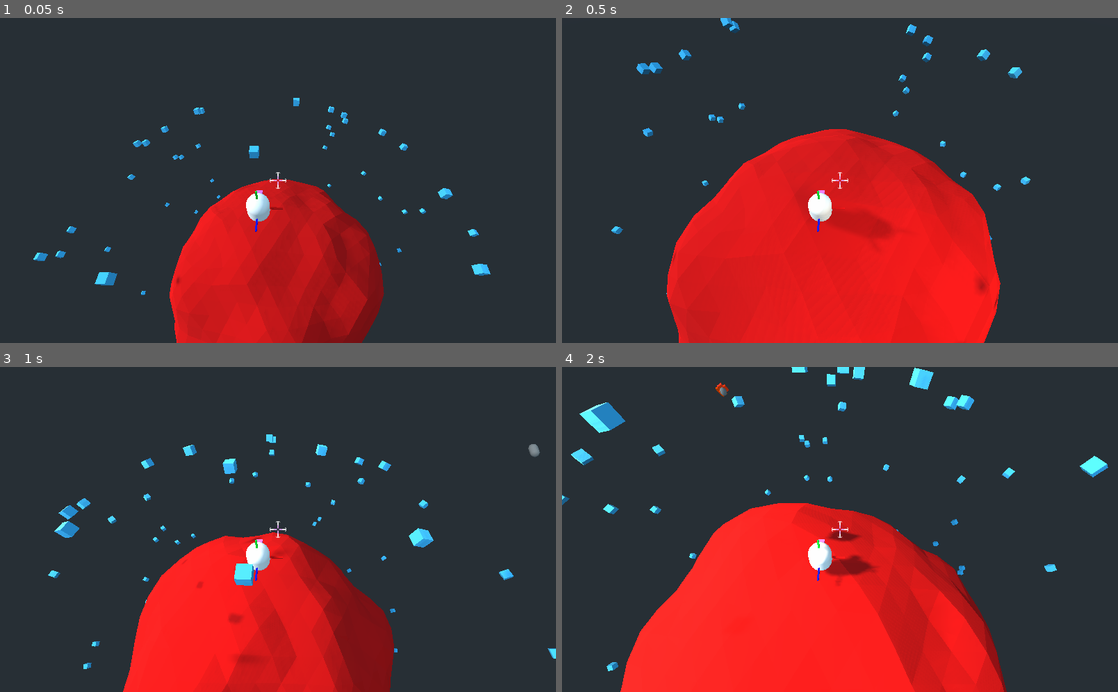
Above: before the commit, frames 1-4 (two rows, left to right).
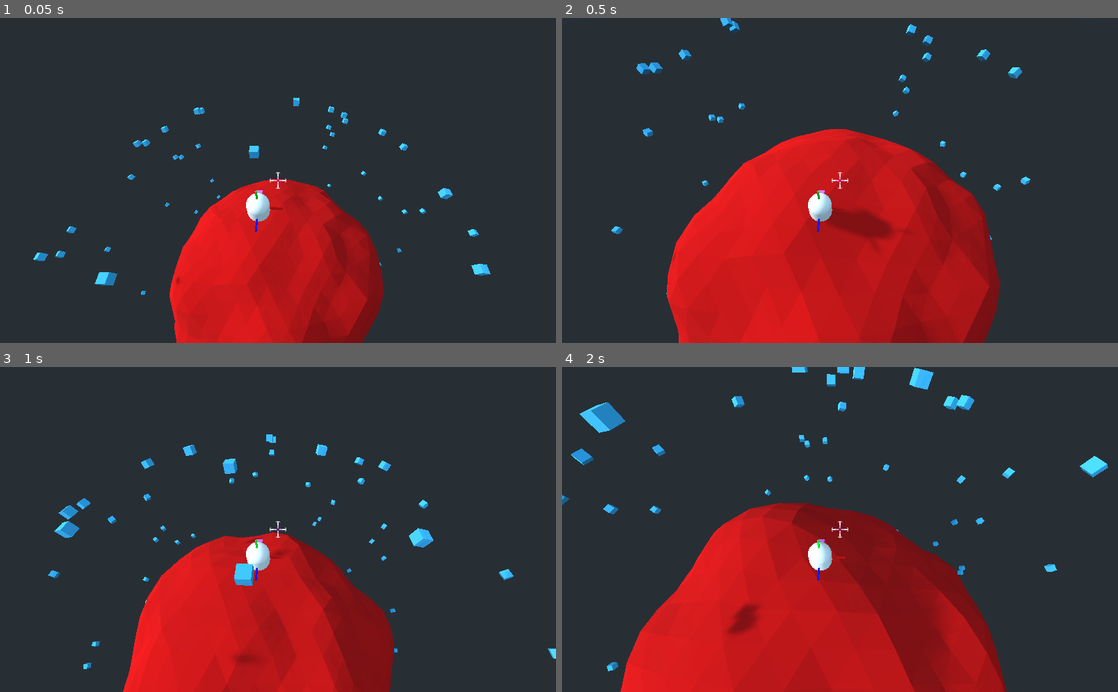
Above: after the commit, the same moments.

Repository: kevinms/godot-wild-jam-23
Game: Godot game, scene res://Game.tscn
Two runs of this game, one before a commit and one after it. Both use one fixed random seed, a clock stepped at 60 frames per second and the inputs below.
Inputs (mouse positions are in pixels of both pictures, inside the frame that each line leads up to):
- Up to frame 1 (0.05 s): no input
- Up to frame 2 (0.5 s): no input
- Up to frame 3 (1 s): tap Enter (enter) at 0.5, 0.6 s; move the mouse to (305, 529) at 0.52 s; hold W (forward) from 0.53 s (still down); click (305, 529) at 0.67 s; tap Space (jump) at 0.77 s
- Up to frame 4 (2 s): keep holding W (forward); move the mouse to (812, 529) at 1.27 s; tap Enter (enter) at 1.35 s; click (812, 529) at 1.42 s; tap Space (jump) at 1.52 s

Frame 1 is identical in both runs. In frame 2, 17% of the frame differs, in the area x 39-83%, y 15-100%; in frame 3, 11%; in frame 4, 29%, in the area x 0-98%, y 0-100%.

Commit message:
Surface missiles! Their trajectory isn't working, but it's almost there!

Diff:
--- a/Game.gd
+++ b/Game.gd
@@ -24,13 +24,15 @@
 	if Input.is_action_just_pressed("enter"):
 		get_tree().reload_current_scene()
 
-	fire_missile_occasionally(delta)
+	#fire_missile_occasionally(delta)
 
 
 
 const ray_length = 1000
 export var num_humans = 100
 onready var human_scene = load("res://Human.tscn")
+
+var prev_click_position = Vector3.ZERO
 
 func click_raycast(event):
 	if event is InputEventMouseButton and event.pressed and event.button_index == 1:
@@ -44,10 +46,48 @@
 		if result:
 			print("Ray hit: ", result.position)
 
-			var closest = $Planet.octree.knn(result.position, 32)
-			print(closest)
+			#var closest = $Planet.octree.knn(result.position, 32)
+			#print(closest)
+
+			if prev_click_position != Vector3.ZERO:
+				prev_click_position = Vector3.ZERO
+				# Fire missle between two clicks
+				launch_surface_missile(prev_click_position, result.position)
+			else:
+				prev_click_position = result.position
 
 
+
+onready var surface_missile_scene = load("res://SurfaceMissile.tscn")
+var surface_missile_height = 5
+
+func launch_surface_missile(start: Vector3, end: Vector3):
+	var mid = start.linear_interpolate(end, 0.5)
+	var core_to_mid = mid - $Planet.global_transform.origin
+	var up = core_to_mid.normalized()
+
+	var from = $Planet.global_transform.origin
+	var to = up * 1000
+
+	var space_state = get_world().direct_space_state
+	var result = space_state.intersect_ray(from, to, [self])
+
+	if result:
+		if $Planet.get_instance_id() != result.collider_id:
+			print("Woah, what are you shooting at? We'll consider this a misfire.")
+			return
+
+		var height_from_core = (result.position - from).length()
+
+		# How high above the surface do we want the missile?
+		height_from_core += surface_missile_height
+
+		var height_from_mid = height_from_core - core_to_mid.length()
+
+		# Create a new surface missile
+		var missile = surface_missile_scene.instance()
+		missile.init(start, end, from, height_from_mid)
+		add_child(missile)
 
 func spawn_humans():
 	var aabb = $Planet.get_bounding_box()
--- a/Human.gd
+++ b/Human.gd
@@ -28,6 +28,7 @@
 	fear = v
 
 func _ready():
+	add_to_group("humans")
 	print(alien)
 
 func _physics_process(delta):
--- /dev/null
+++ b/ParabolaTest.gd
@@ -0,0 +1,70 @@
+extends Spatial
+
+
+#func sample_parabola(start: Vector3, end: Vector3, height: float, t: float):
+#	var parabolicT = t * 2 - 1
+#
+#	# start and end are not level, gets more complicated
+#	var travelDirection = end - start
+#	var levelDirection = end - Vector3( start.x, end.y, start.z )
+#	var right = travelDirection.cross(levelDirection)
+#	var up = right.cross(travelDirection)
+#	if end.y > start.y:
+#		up = -up;
+#	var result = start + t * travelDirection
+#	result += ( ( -parabolicT * parabolicT + 1 ) * height ) * up.normalized()
+#	return result
+
+func sample_parabola(start: Vector3, end: Vector3, height: float, t: float):
+		var mid = start.linear_interpolate(end, t)
+		var ft = -4 * height * t * t + 4 * height * t;
+		return Vector3(mid.x, ft + lerp(start.y, end.y, t), mid.z)
+
+func sample_parabola_3d(start: Vector3, end: Vector3, height: float, t: float, up: Vector3):
+	var point = sample_parabola(start, end, height, t)
+
+	var rotation_axis = (end - start).normalized()
+	var rotation_point = start.linear_interpolate(end, t)
+
+	var height_ray = point - rotation_point
+
+	var angle = Vector3.UP.angle_to(up)
+
+	point = height_ray.rotated(rotation_axis, angle)
+
+	return point
+
+var start = Vector3.ZERO
+var end = start + (Vector3.RIGHT * 3) + (Vector3.UP * 3)
+
+var t = 0.0
+
+func _process(delta):
+	t += delta
+	if t > 1.0:
+		t = 1.0
+
+	#var pos = sample_parabola_3d(start, end, 3.0, t, Vector3(0,1,-1))
+	var pos = sample_parabola(start, end, 3.0, t)
+	$MeshInstance.translation = pos
+
+# Vector3 SampleParabola ( Vector3 start, Vector3 end, float height, float t ) {
+#        float parabolicT = t * 2 - 1;
+#        if ( Mathf.Abs( start.y - end.y ) < 0.1f ) {
+#            //start and end are roughly level, pretend they are - simpler solution with less steps
+#            Vector3 travelDirection = end - start;
+#            Vector3 result = start + t * travelDirection;
+#            result.y += ( -parabolicT * parabolicT + 1 ) * height;
+#            return result;
+#        } else {
+#            //start and end are not level, gets more complicated
+#            Vector3 travelDirection = end - start;
+#            Vector3 levelDirecteion = end - new Vector3( start.x, end.y, start.z );
+#            Vector3 right = Vector3.Cross( travelDirection, levelDirecteion );
+#            Vector3 up = Vector3.Cross( right, travelDirection );
+#            if ( end.y > start.y ) up = -up;
+#            Vector3 result = start + t * travelDirection;
+#            result += ( ( -parabolicT * parabolicT + 1 ) * height ) * up.normalized;
+#            return result;
+#        }
+#    }
--- /dev/null
+++ b/ParabolaTest.tscn
@@ -0,0 +1,37 @@
+[gd_scene load_steps=4 format=2]
+
+[ext_resource path="res://ParabolaTest.gd" type="Script" id=1]
+
+[sub_resource type="SphereMesh" id=1]
+
+[sub_resource type="PlaneMesh" id=2]
+
+[node name="Spatial" type="Spatial"]
+script = ExtResource( 1 )
+
+[node name="MeshInstance" type="MeshInstance" parent="."]
+mesh = SubResource( 1 )
+material/0 = null
+
+[node name="MeshInstance3" type="MeshInstance" parent="."]
+transform = Transform( 0.652596, 0, 0, 0, 0.652596, 0, 0, 0, 0.652596, 2.35412, 0, -0.0486865 )
+mesh = SubResource( 1 )
+material/0 = null
+
+[node name="MeshInstance4" type="MeshInstance" parent="."]
+transform = Transform( 0.667653, 0, 0, 0, 0.667653, 0, 0, 0, 0.667653, 1.18836, 2.39587, -0.172903 )
+mesh = SubResource( 1 )
+material/0 = null
+
+[node name="Camera" type="Camera" parent="."]
+transform = Transform( 0.752058, 0.481051, -0.450553, 2.02736e-08, 0.683592, 0.729864, 0.659097, -0.5489, 0.514101, -4.10349, 6.15845, 4.76067 )
+
+[node name="MeshInstance2" type="MeshInstance" parent="."]
+transform = Transform( 9.16162, 0, 0, 0, 1, 0, 0, 0, 8.21925, -0.102863, -0.625145, 0.102861 )
+mesh = SubResource( 2 )
+material/0 = null
+
+[node name="OmniLight" type="OmniLight" parent="."]
+transform = Transform( 1, 0, 0, 0, 1, 0, 0, 0, 1, 0, 9.01256, 0 )
+shadow_enabled = true
+omni_range = 13.7
--- /dev/null
+++ b/SurfaceMissile.gd
@@ -0,0 +1,42 @@
+extends KinematicBody
+
+var start: Vector3
+var end: Vector3
+var core: Vector3
+var height_from_mid: float
+
+func init(start: Vector3, end: Vector3, core: Vector3, height_from_mid: float):
+	self.start = start
+	self.end = end
+	self.core = core
+	self.height_from_mid = height_from_mid
+
+# Called when the node enters the scene tree for the first time.
+func _ready():
+	pass # Replace with function body.
+
+var t = 0
+func _process(delta):
+
+	t += delta
+	if t > 1.0:
+		t = 1.0
+
+	global_transform.origin = sine_lerp(t)
+
+	#TODO: Shoot a ray out from the core again, to make sure the surface tile is still intact for impact.
+
+# 0 to 1
+func sine_lerp(t: float):
+	var x = lerp(0, PI, t)
+	var unit_height = sin(x)
+
+	var height = height_from_mid * unit_height
+
+	var spot = start.linear_interpolate(end, t)
+
+	var ray = spot - core
+
+	ray = ray.normalized() * (ray.length() + height)
+
+	return core + ray
--- /dev/null
+++ b/SurfaceMissile.tscn
@@ -0,0 +1,22 @@
+[gd_scene load_steps=5 format=2]
+
+[ext_resource path="res://SurfaceMissile.gd" type="Script" id=1]
+
+[sub_resource type="SphereMesh" id=1]
+
+[sub_resource type="SpatialMaterial" id=3]
+albedo_color = Color( 0.247059, 0.811765, 0.2, 1 )
+
+[sub_resource type="SphereShape" id=2]
+
+[node name="SurfaceMissile" type="KinematicBody"]
+script = ExtResource( 1 )
+
+[node name="MeshInstance" type="MeshInstance" parent="."]
+transform = Transform( 0.4, 0, 0, 0, 0.4, 0, 0, 0, 0.4, 0, 0, 0 )
+mesh = SubResource( 1 )
+material/0 = SubResource( 3 )
+
+[node name="CollisionShape" type="CollisionShape" parent="."]
+transform = Transform( 0.4, 0, 0, 0, 0.4, 0, 0, 0, 0.4, 0, 0, 0 )
+shape = SubResource( 2 )
Binary file added: assets/impact-decal.png
Not shown, added: gifs/Peek 2020-07-12 23-32.webm
